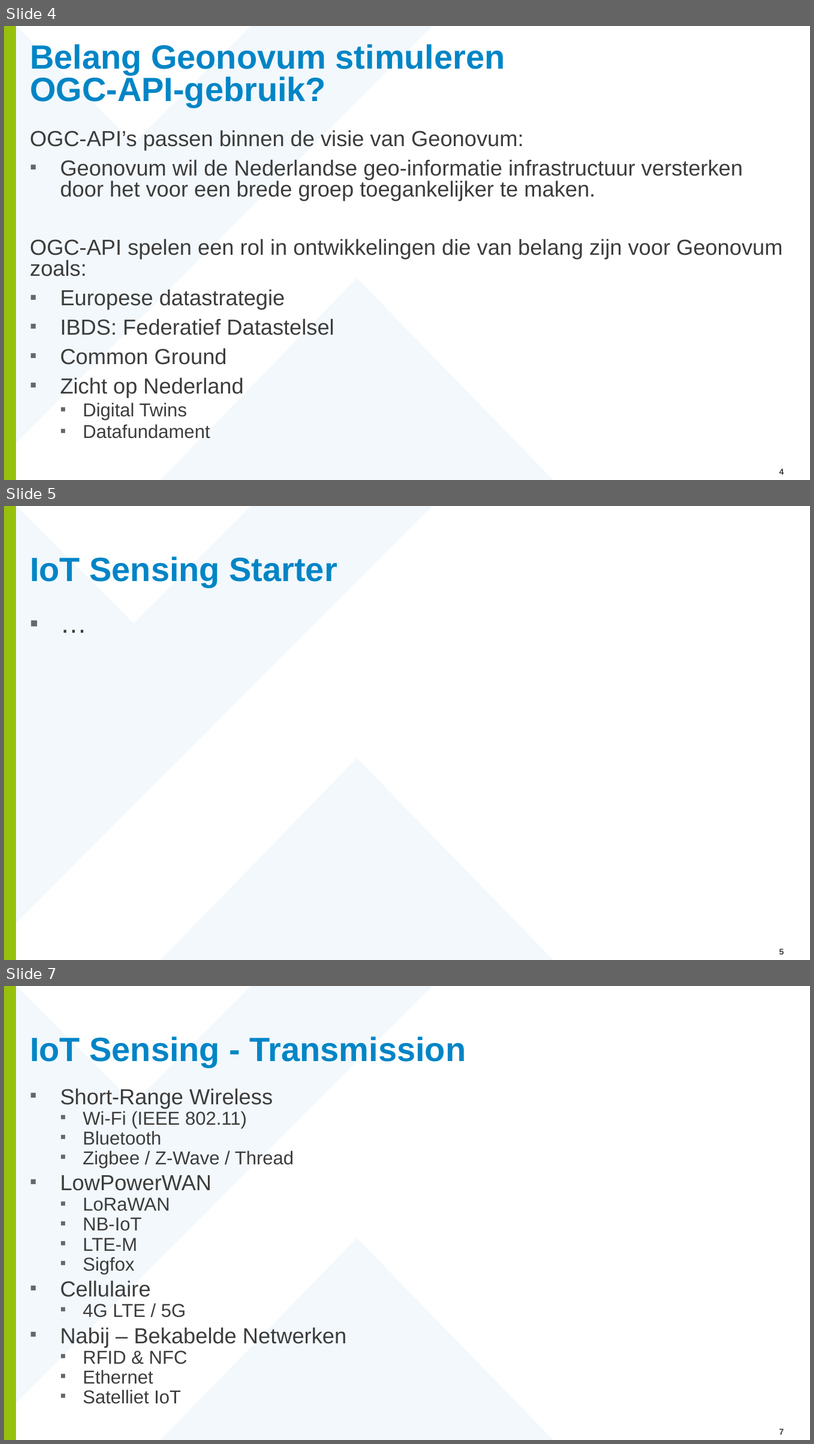
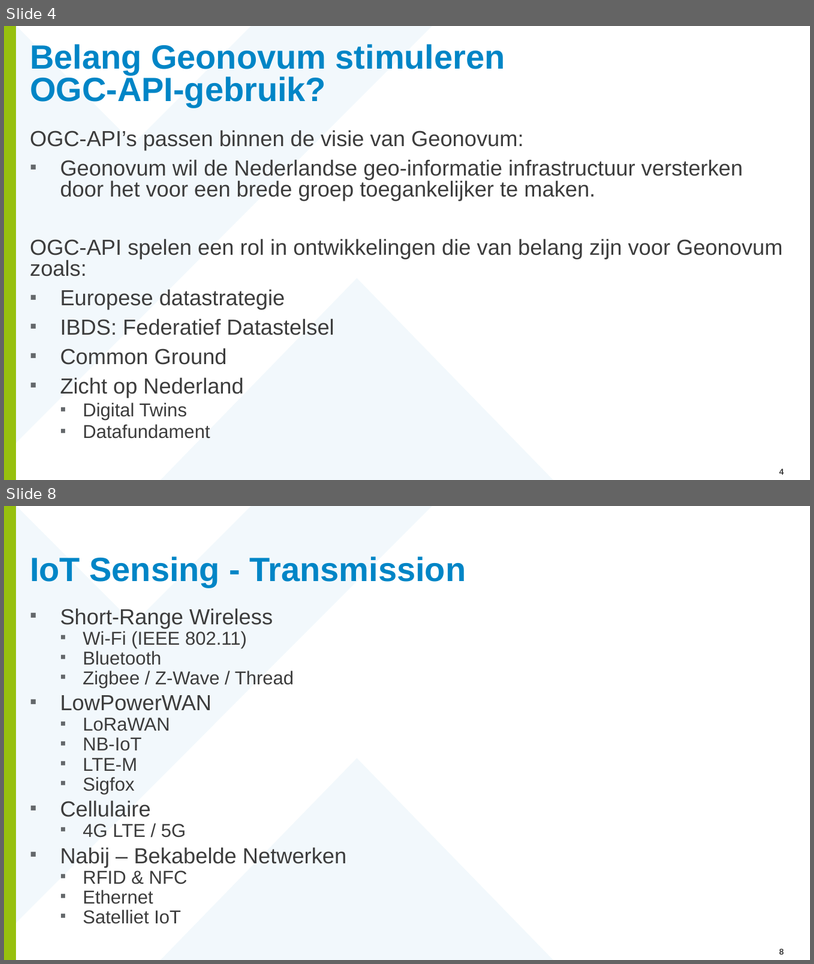
Before and after one commit to Geonovum/Workshop-OGC-Sensor-APIs-basis, a slide deck: Presentatie/SensorThingsAPI_AbInitio.pptx. Shown one above the other, each under a label of ours: slides 4, 5 and 7 before the commit, slides 4 and 8 after it; the slides between them are not shown. The pictures are 814x1444 and 814x964 pixels, drawn with LibreOffice and Linux fonts; fonts in the diff are those of the drawing; background and template pictures are left out. Boxes give left, top, right and bottom in pixels: in the first picture for what was removed or moved away, otherwise in the second. Text is boxed around its words. In the diff, an @@ line names an element or a change of style, - is before the commit and + after.

```diff
--- a/Presentatie/SensorThingsAPI_AbInitio.pptx
+++ b/Presentatie/SensorThingsAPI_AbInitio.pptx
@@ slide 5 removed at box(4, 506, 810, 960), background #FFFFFF; not listed: 3 template elements that a slide beside it also shows @@
@@ title removed at box(30, 556, 338, 587) @@
-IoT Sensing Starter
@@ text removed at box(24, 606, 791, 933) @@
-▪ …
@@ page number removed at box(780, 948, 785, 954) @@
-5
@@ what was slide 7 is now slide 8 @@
@@ page number at box(780, 948, 785, 954): text changed @@
-7
+8
```
Also in this commit, not shown: 7 slides changed, 2 slides added.
